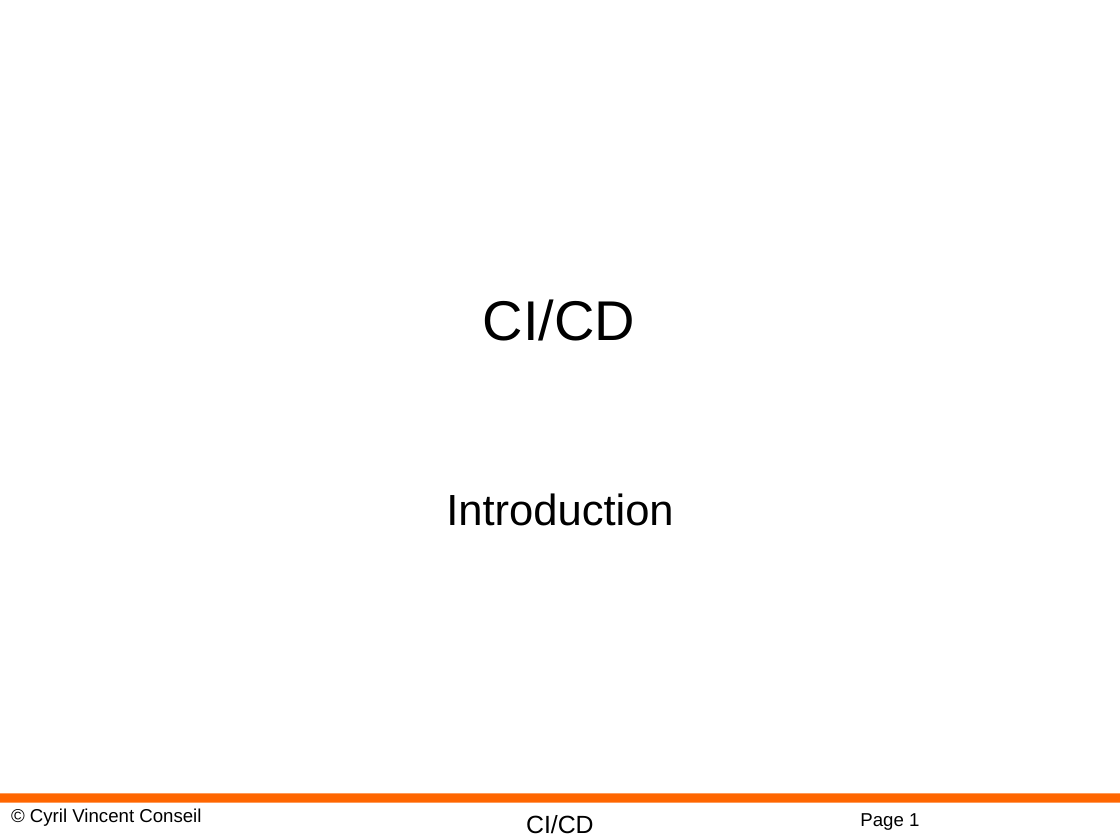
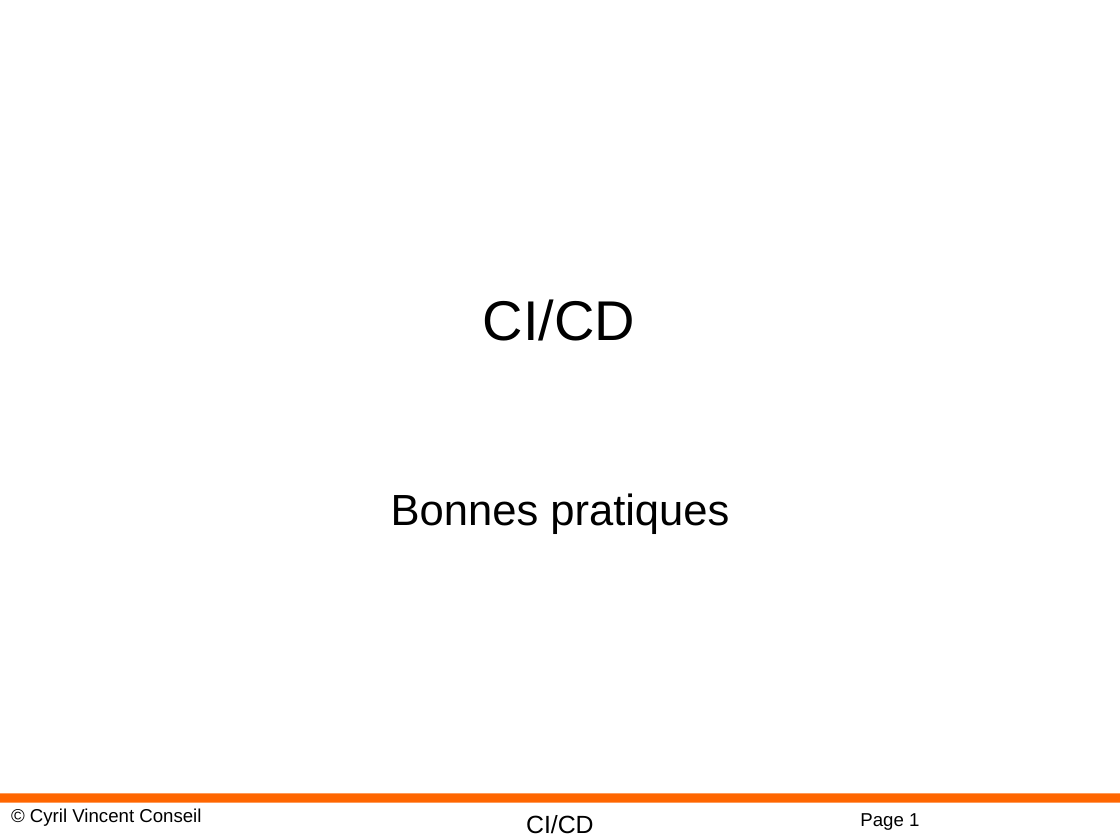
Before and after one commit to cyrilvincent/cicd, a slide deck: slide 1 of ppt/CICD16-GoodPractices.pptx. Drawn at 1120x840 pixels with LibreOffice and Linux fonts; fonts in the diff are those of the drawing; background and template pictures are left out. Boxes give left, top, right and bottom in pixels: in the first picture for what was removed or moved away, otherwise in the second. Text is boxed around its words. In the diff, an @@ line names an element or a change of style, - is before the commit and + after.

```diff
--- a/ppt/CICD16-GoodPractices.pptx
+++ b/ppt/CICD16-GoodPractices.pptx
@@ subtitle at [391, 493, 729, 534]: text changed @@
-Introduction
+Bonnes pratiques
```
Also in this commit, not shown: 1 other slide changed, 1 other file.
